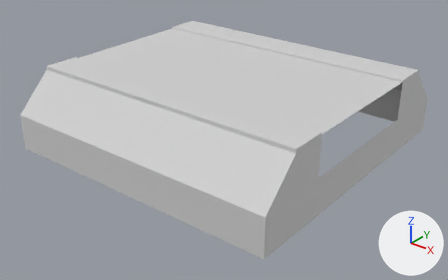
An edit to the OBJ model android/assets/data/road.obj, drawn before and after from the same camera.
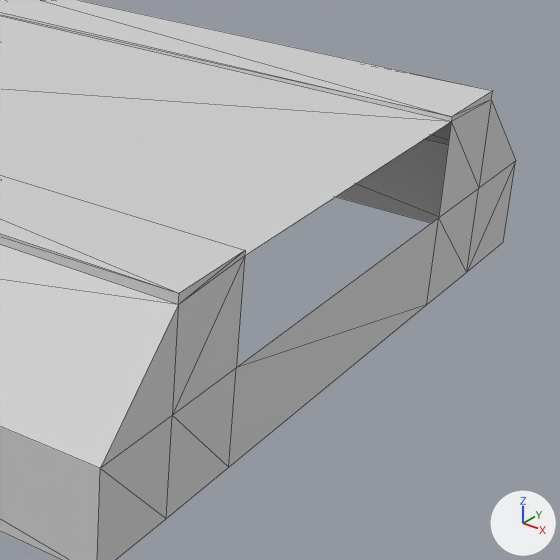
There are two pictures of each version: one whole from a camera (50 mm lens) standing at (9.77, -12.51, 5.64) and looking at (0.12, -0.45, -1.84), one close up on the part from 51% to 99% of the width and 12% to 90% of the height. Arrows for +X, +Y and +Z are at lower right; the lights stay in place. The close-ups show mesh edges as thin lines. Where no turn or scale is listed for an object, it has been applied to the vertices.

Before the edit, the objects in view are built like this:
```python
me_road_straight_low_cube_131 = bpy.data.meshes.new('road-straight-low_Cube.131')
me_road_straight_low_cube_131.from_pydata(...)  # 40 vertices, 62 faces; spans x -4.0..4.0, y -4.0..4.0, z -2.0..0.1
# faces by material slot: [32, 28, 2]
me_road_straight_low_cube_131.materials.append(mat_ground)  # light grey #d1d1d1
me_road_straight_low_cube_131.materials.append(mat_border)  # light grey #d1d1d1
me_road_straight_low_cube_131.materials.append(mat_road)  # light grey #d1d1d1
ob_road_straight_low_cube_131 = bpy.data.objects.new('road-straight-low_Cube.131', me_road_straight_low_cube_131)
ob_road_straight_low_cube_131.location = (0.0, 0.0, 0.0)
```
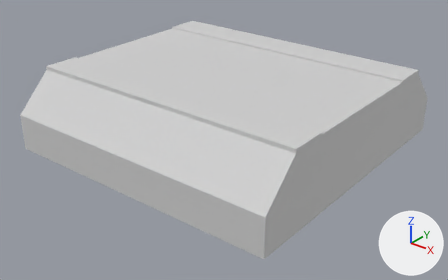
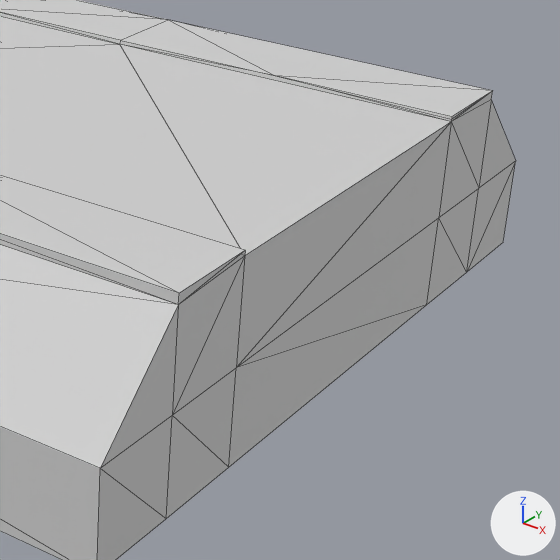
Changed parts and their boxes [x1, y1, x2, y2] in the close-ups (560 x 560 px):
part 1 of me_road_straight_low_cube_131, built on
    before: [0, 0, 493, 304]
    after: [0, 0, 493, 368]

Patch to the scene script:
```diff
--- a/android/assets/data/road.obj.py
+++ b/android/assets/data/road.obj.py
@@ mat_border2 @@
+mat_border2 = principled_material('border2')
+mat_border2.base_color = (0.64, 0.64, 0.64)  # light grey #d1d1d1
+mat_border2.roughness = 0.69
@@ me_road_straight_low_cube_131 @@
 # used by ob_road_straight_low_cube_131; location = (0.0, 0.0, 0.0)
-me_road_straight_low_cube_131.from_pydata(...)  # 40 vertices, 62 faces; spans x -4.0..4.0, y -4.0..4.0, z -2.0..0.1
+me_road_straight_low_cube_131.from_pydata(...)  # 49 vertices, 84 faces; spans x -4.0..4.0, y -4.0..4.0, z -2.0..0.1
+# me_road_straight_low_cube_131 part 1
+# 18 faces are deleted
+# 9 vertices are added at x -4.0..4.0, y -3.0..3.0, z 0.05..0.1
+# 25 new faces join them, mat_border (light grey #d1d1d1)
+# 7 new faces join them, mat_road (light grey #d1d1d1)
+# 8 new faces join them, mat_border2 (light grey #d1d1d1)
 me_road_straight_low_cube_131.materials.append(mat_ground)
@@ me_road_straight_low_cube_131 @@
 me_road_straight_low_cube_131.materials.append(mat_road)
+me_road_straight_low_cube_131.materials.append(mat_border2)  # light grey #d1d1d1
```
